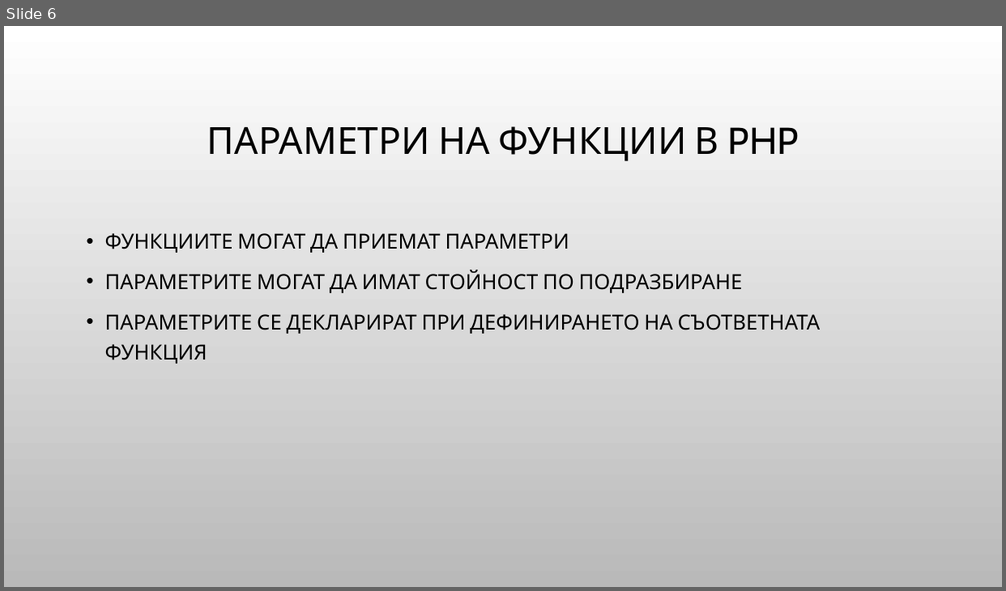
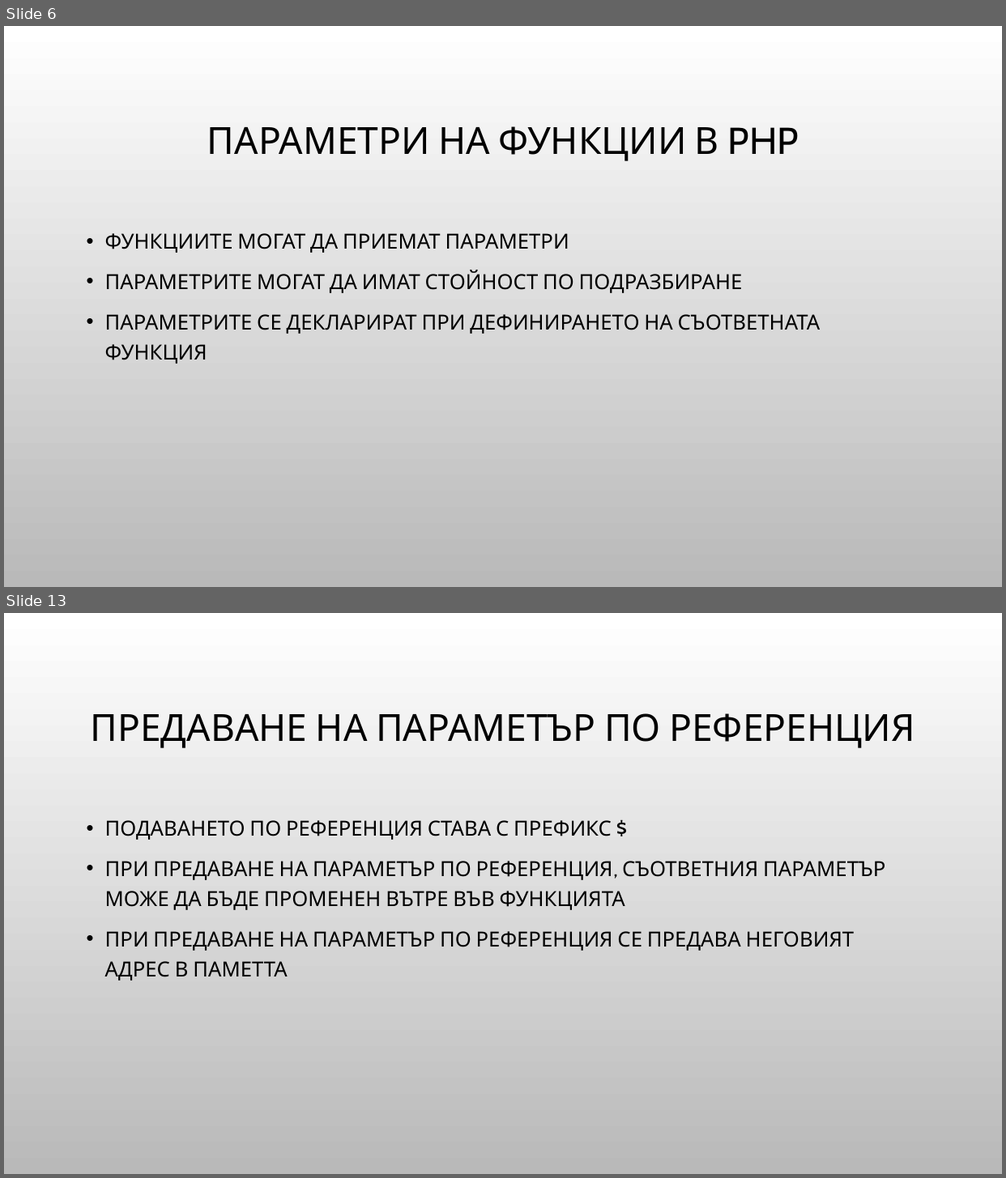
Before and after one commit to Bilyukov/php-mysql-course, a slide deck: 06.php-bacics-4.pptx. Shown one above the other, each under a label of ours: slide 6 before the commit, slides 6 and 13 after it; the slides between them are not shown. The pictures are 1006x591 and 1006x1178 pixels, drawn with LibreOffice and Linux fonts; fonts in the diff are those of the drawing; background and template pictures are left out. Boxes give left, top, right and bottom in pixels: in the first picture for what was removed or moved away, otherwise in the second. Text is boxed around its words. In the diff, an @@ line names an element or a change of style, - is before the commit and + after.

```diff
--- a/06.php-bacics-4.pptx
+++ b/06.php-bacics-4.pptx
@@ slide 13 added at [4, 613, 1002, 1174], background picture (left out) @@
@@ title added at [90, 713, 914, 748], 36 pt, text #000000 @@
+ПРЕДАВАНЕ НА ПАРАМЕТЪР ПО РЕФЕРЕНЦИЯ
@@ text added at [105, 820, 885, 981], 20 pt, text #000000 @@
+• ПОДАВАНЕТО ПО РЕФЕРЕНЦИЯ СТАВА С ПРЕФИКС $
+• ПРИ ПРЕДАВАНЕ НА ПАРАМЕТЪР ПО РЕФЕРЕНЦИЯ, СЪОТВЕТНИЯ ПАРАМЕТЪР МОЖЕ ДА БЪДЕ ПРОМЕНЕН ВЪТРЕ ВЪВ ФУНКЦИЯТА
+• ПРИ ПРЕДАВАНЕ НА ПАРАМЕТЪР ПО РЕФЕРЕНЦИЯ СЕ ПРЕДАВА НЕГОВИЯТ АДРЕС В ПАМЕТТА
```
Also in this commit, not shown: 15 other slides added, 5 other files.
